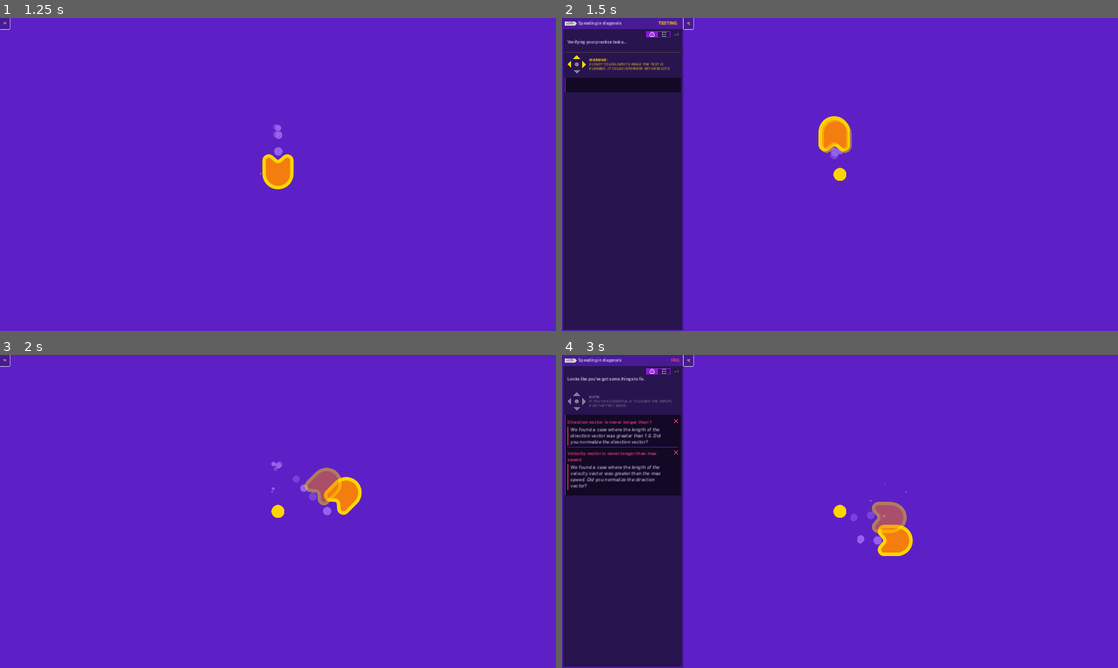
Above: before the commit, frames 1-4 (two rows, left to right).
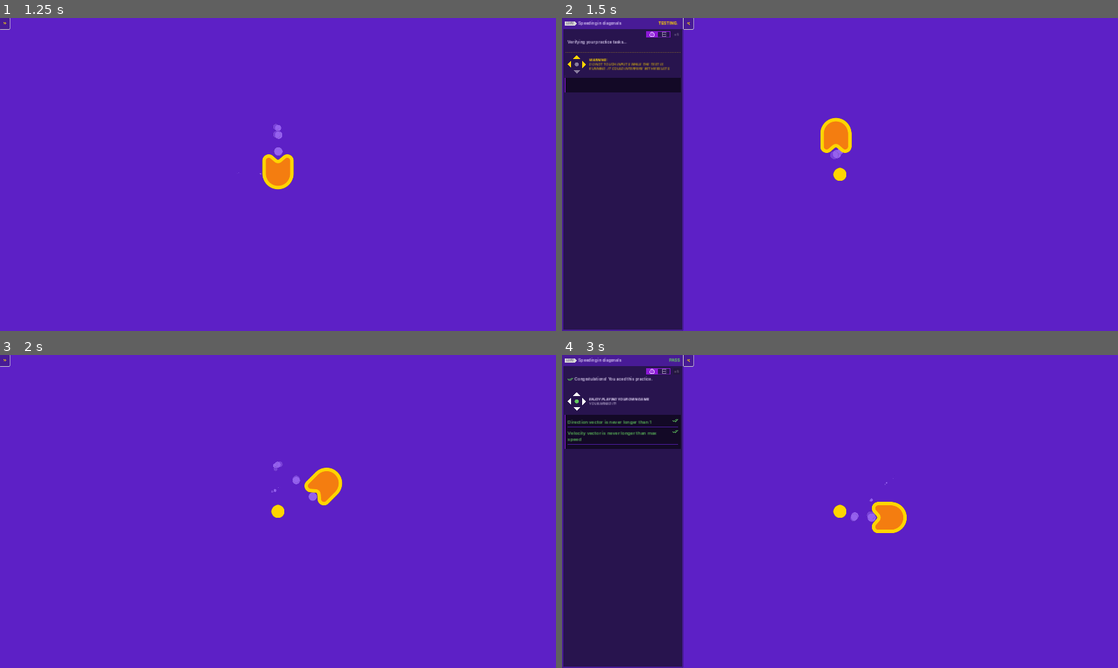
Above: after the commit, the same moments.

Repository: jonathanngkh/gdquest-jon
Game: Godot game, scene res://practices/L3.P2.character_diagonals/character_diagonals.tscn
Same seed, same stepped clock (60 frames per second), same inputs: the game is played once before the commit and once after it. The project has no main scene, so this scene is started directly.
Inputs (mouse positions are in pixels of both pictures, inside the frame that each line leads up to):
- Up to frame 1 (1.25 s): click (127, 24) at 0.5 s
- Up to frame 2 (1.5 s): tap Enter at 1.25 s; move the mouse to (840, 174) at 1.27 s; hold D (move_right) from 1.28 s (still down); tap Shift (boost, bound only after the commit) at 1.35 s; click (840, 174) at 1.42 s
- Up to frame 3 (2 s): keep holding D (move_right); tap Space at 1.52 s
- Up to frame 4 (3 s): move the mouse to (728, 527) at 2.02 s; release D (move_right) at 2.03 s; hold S (move_down) 2.03-2.78 s; tap Shift (boost, bound only after the commit) at 2.1 s; tap Space at 2.27 s; move the mouse to (895, 442) at 2.77 s; hold D (move_right) from 2.78 s (still down); tap Z at 2.85 s

Frame 1 is identical in both runs. In frame 2, 0.2% of the frame differs, in the area x 46-53%, y 31-45%; in frame 3, 1.0%; in frame 4, 5.2%, in the area x 0-64%, y 1-65%.

Commit message:
character inputs, normalised diagonals, timer based boosting and steering factors/vectors

Diff:
--- a/M04.to_space_and_beyond_workbook/lessons/ship.gd
+++ b/M04.to_space_and_beyond_workbook/lessons/ship.gd
@@ -1,7 +1,14 @@
 extends Sprite2D
 
-var max_speed := 600
+var normal_speed := 600
+var max_speed = normal_speed
+var boost_speed := 1500
 var velocity := Vector2.ZERO
+var min_factor := 1.0
+var max_factor := 60.0
+var steering_factor := clampf(5.0, min_factor, max_factor)
+
+@onready var boost_duration_timer: Timer = $BoostDurationTimer
 
 func _process(delta: float) -> void:
 	var direction := Vector2.ZERO
@@ -11,6 +18,23 @@
 	if direction.length() > 1.0:
 		direction = direction.normalized()
 
-	velocity = direction * max_speed
+	var desired_velocity = max_speed * direction
+	var steering_vector = desired_velocity - velocity
+	velocity += steering_vector * steering_factor * delta
+
+	if Input.is_action_just_pressed("boost"):
+		max_speed = boost_speed
+		boost_duration_timer.start()
 	position += velocity * delta
-	rotation = velocity.angle()
+
+	if direction != Vector2.ZERO:
+	# if direction.length() > 0.0: alternative
+		rotation = velocity.angle()
+
+
+func _unhandled_input(event: InputEvent) -> void:
+	pass
+
+
+func _on_boost_duration_timer_timeout() -> void:
+	max_speed = normal_speed
--- a/M04.to_space_and_beyond_workbook/lessons/ship.tscn
+++ b/M04.to_space_and_beyond_workbook/lessons/ship.tscn
@@ -7,3 +7,8 @@
 position = Vector2(1011, 544)
 texture = ExtResource("1_a2fyw")
 script = ExtResource("2_ykggo")
+
+[node name="BoostDurationTimer" type="Timer" parent="."]
+one_shot = true
+
+[connection signal="timeout" from="BoostDurationTimer" to="." method="_on_boost_duration_timer_timeout"]
--- a/M04.to_space_and_beyond_workbook/practices/L3.P1.character_input/character_input.gd
+++ b/M04.to_space_and_beyond_workbook/practices/L3.P1.character_input/character_input.gd
@@ -9,7 +9,7 @@
 
 func _process(delta: float) -> void:
 	# The direction is always equal to Vector2(0, 0)! Add code to remedy that.
-
+	direction = Input.get_vector("move_left", "move_right", "move_up", "move_down")
 	velocity = direction * max_speed
 	position += velocity * delta
 	if velocity.length() > 0.0:
--- a/M04.to_space_and_beyond_workbook/practices/L3.P2.character_diagonals/character_diagonals.gd
+++ b/M04.to_space_and_beyond_workbook/practices/L3.P2.character_diagonals/character_diagonals.gd
@@ -13,6 +13,8 @@
 
 	# The character is way too fast, but only when moving diagonally!
 	# Add code to prevent that.
+	if direction.length() > 1.0:
+		direction = direction.normalized()
 
 	velocity = direction * max_speed
 	position += velocity * delta
--- a/M04.to_space_and_beyond_workbook/practices/L3.P2.character_diagonals/character_diagonals.tscn
+++ b/M04.to_space_and_beyond_workbook/practices/L3.P2.character_diagonals/character_diagonals.tscn
@@ -1,9 +1,9 @@
-[gd_scene load_steps=8 format=3]
+[gd_scene load_steps=8 format=3 uid="uid://p40waguyjsf7"]
 
-[ext_resource type="Texture2D" path="res://assets/practice_assets/shape_ship.png" id="1_2jbr0"]
+[ext_resource type="Texture2D" uid="uid://d1xp2mgpkkc42" path="res://assets/practice_assets/shape_ship.png" id="1_2jbr0"]
 [ext_resource type="Script" path="res://practices/L3.P2.character_diagonals/character_diagonals.gd" id="2_liey2"]
-[ext_resource type="Texture2D" path="res://assets/practice_assets/ellipse_white.png" id="3_fbct8"]
-[ext_resource type="Texture2D" path="res://assets/practice_assets/ellipse_yellow.png" id="4_6uk3e"]
+[ext_resource type="Texture2D" uid="uid://bkueifls7csiy" path="res://assets/practice_assets/ellipse_white.png" id="3_fbct8"]
+[ext_resource type="Texture2D" uid="uid://ci5b253al1tus" path="res://assets/practice_assets/ellipse_yellow.png" id="4_6uk3e"]
 
 [sub_resource type="Curve" id="Curve_cxpdg"]
 _data = [Vector2(0, 0.663194), 0.0, 0.0, 0, 0, Vector2(1, 0), -0.0319997, 0.0, 0, 0]
--- a/M04.to_space_and_beyond_workbook/practices/L4.P1.boosting_circle/boosting_circle.gd
+++ b/M04.to_space_and_beyond_workbook/practices/L4.P1.boosting_circle/boosting_circle.gd
@@ -17,7 +17,8 @@
 
 	if Input.is_action_just_pressed("boost"):
 		# Replace the pass keyword with the code to change the max_speed, get the timer node, and start it.
-		pass
+		max_speed = boost_speed
+		$Timer.start()
 
 	velocity = direction * max_speed
 	position += velocity * delta
@@ -26,4 +27,4 @@
 
 
 func _on_timer_timeout() -> void:
-	pass
+	max_speed = normal_speed
--- a/M04.to_space_and_beyond_workbook/practices/L4.P1.boosting_circle/boosting_circle.tscn
+++ b/M04.to_space_and_beyond_workbook/practices/L4.P1.boosting_circle/boosting_circle.tscn
@@ -1,9 +1,9 @@
-[gd_scene load_steps=8 format=3]
+[gd_scene load_steps=8 format=3 uid="uid://d4gfcsjhgq1p8"]
 
-[ext_resource type="Texture2D" path="res://assets/practice_assets/shape_ship.png" id="1_gply6"]
+[ext_resource type="Texture2D" uid="uid://d1xp2mgpkkc42" path="res://assets/practice_assets/shape_ship.png" id="1_gply6"]
 [ext_resource type="Script" path="res://practices/L4.P1.boosting_circle/boosting_circle.gd" id="2_dm8yu"]
-[ext_resource type="Texture2D" path="res://assets/practice_assets/ellipse_white.png" id="3_ym426"]
-[ext_resource type="Texture2D" path="res://assets/practice_assets/ellipse_yellow.png" id="4_p8i64"]
+[ext_resource type="Texture2D" uid="uid://bkueifls7csiy" path="res://assets/practice_assets/ellipse_white.png" id="3_ym426"]
+[ext_resource type="Texture2D" uid="uid://ci5b253al1tus" path="res://assets/practice_assets/ellipse_yellow.png" id="4_p8i64"]
 
 [sub_resource type="Curve" id="Curve_w5itb"]
 _data = [Vector2(0, 0.663194), 0.0, 0.0, 0, 0, Vector2(1, 0), -0.0319997, 0.0, 0, 0]
@@ -47,3 +47,8 @@
 grow_horizontal = 2
 grow_vertical = 2
 color = Color(0.364706, 0.12549, 0.776471, 1)
+
+[node name="Timer" type="Timer" parent="."]
+one_shot = true
+
+[connection signal="timeout" from="Timer" to="." method="_on_timer_timeout"]
--- a/M04.to_space_and_beyond_workbook/practices/L5.P1.steering/steering.gd
+++ b/M04.to_space_and_beyond_workbook/practices/L5.P1.steering/steering.gd
@@ -15,6 +15,9 @@
 
 	# Add code to calculate the desired velocity, the steering,
 	# and add to the current velocity before changing the position.
+	var desired_velocity = direction * max_speed
+	var steering_velocity = desired_velocity - velocity
+	velocity += steering_velocity * steering_factor * delta
 	position += velocity * delta
 
 	if direction.length() > 0.0:
--- a/M04.to_space_and_beyond_workbook/practices/L5.P1.steering/steering.tscn
+++ b/M04.to_space_and_beyond_workbook/practices/L5.P1.steering/steering.tscn
@@ -1,9 +1,9 @@
-[gd_scene load_steps=8 format=3]
+[gd_scene load_steps=8 format=3 uid="uid://dekvxwnvcumb4"]
 
-[ext_resource type="Texture2D" path="res://assets/practice_assets/shape_ship.png" id="1_try16"]
+[ext_resource type="Texture2D" uid="uid://d1xp2mgpkkc42" path="res://assets/practice_assets/shape_ship.png" id="1_try16"]
 [ext_resource type="Script" path="res://practices/L5.P1.steering/steering.gd" id="2_hobpw"]
-[ext_resource type="Texture2D" path="res://assets/practice_assets/ellipse_white.png" id="3_wytkl"]
-[ext_resource type="Texture2D" path="res://assets/practice_assets/ellipse_yellow.png" id="4_75byr"]
+[ext_resource type="Texture2D" uid="uid://bkueifls7csiy" path="res://assets/practice_assets/ellipse_white.png" id="3_wytkl"]
+[ext_resource type="Texture2D" uid="uid://ci5b253al1tus" path="res://assets/practice_assets/ellipse_yellow.png" id="4_75byr"]
 
 [sub_resource type="Curve" id="Curve_p40xv"]
 _data = [Vector2(0, 0.663194), 0.0, 0.0, 0, 0, Vector2(1, 0), -0.0319997, 0.0, 0, 0]
--- a/M04.to_space_and_beyond_workbook/project.godot
+++ b/M04.to_space_and_beyond_workbook/project.godot
@@ -55,6 +55,11 @@
 "events": [Object(InputEventKey,"resource_local_to_scene":false,"resource_name":"","device":-1,"window_id":0,"alt_pressed":false,"shift_pressed":false,"ctrl_pressed":false,"meta_pressed":false,"pressed":false,"keycode":0,"physical_keycode":68,"key_label":0,"unicode":100,"echo":false,"script":null)
 ]
 }
+boost={
+"deadzone": 0.5,
+"events": [Object(InputEventKey,"resource_local_to_scene":false,"resource_name":"","device":-1,"window_id":0,"alt_pressed":false,"shift_pressed":false,"ctrl_pressed":false,"meta_pressed":false,"pressed":false,"keycode":0,"physical_keycode":4194325,"key_label":0,"unicode":0,"echo":false,"script":null)
+]
+}
 
 [rendering]
 
